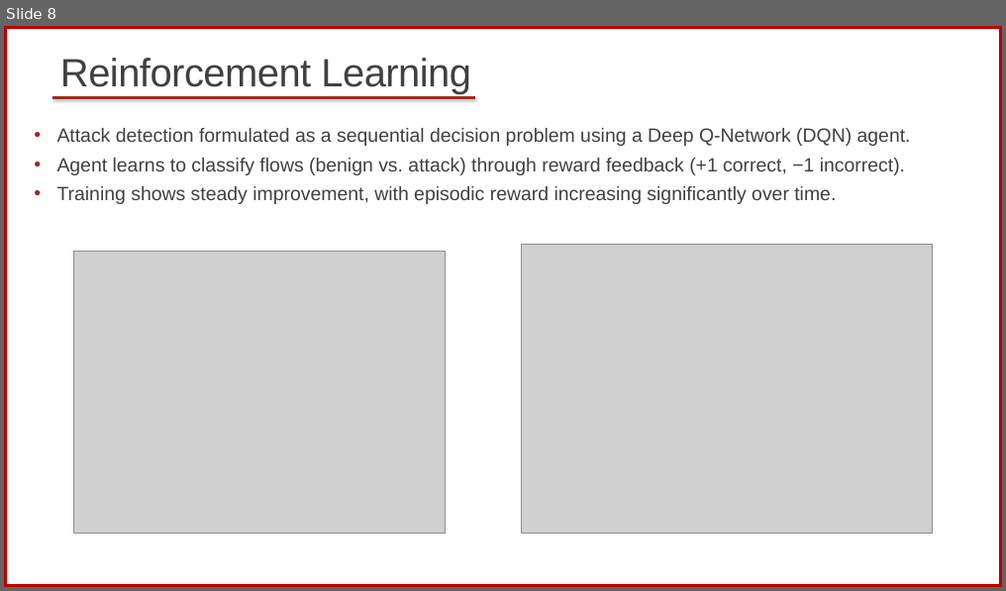
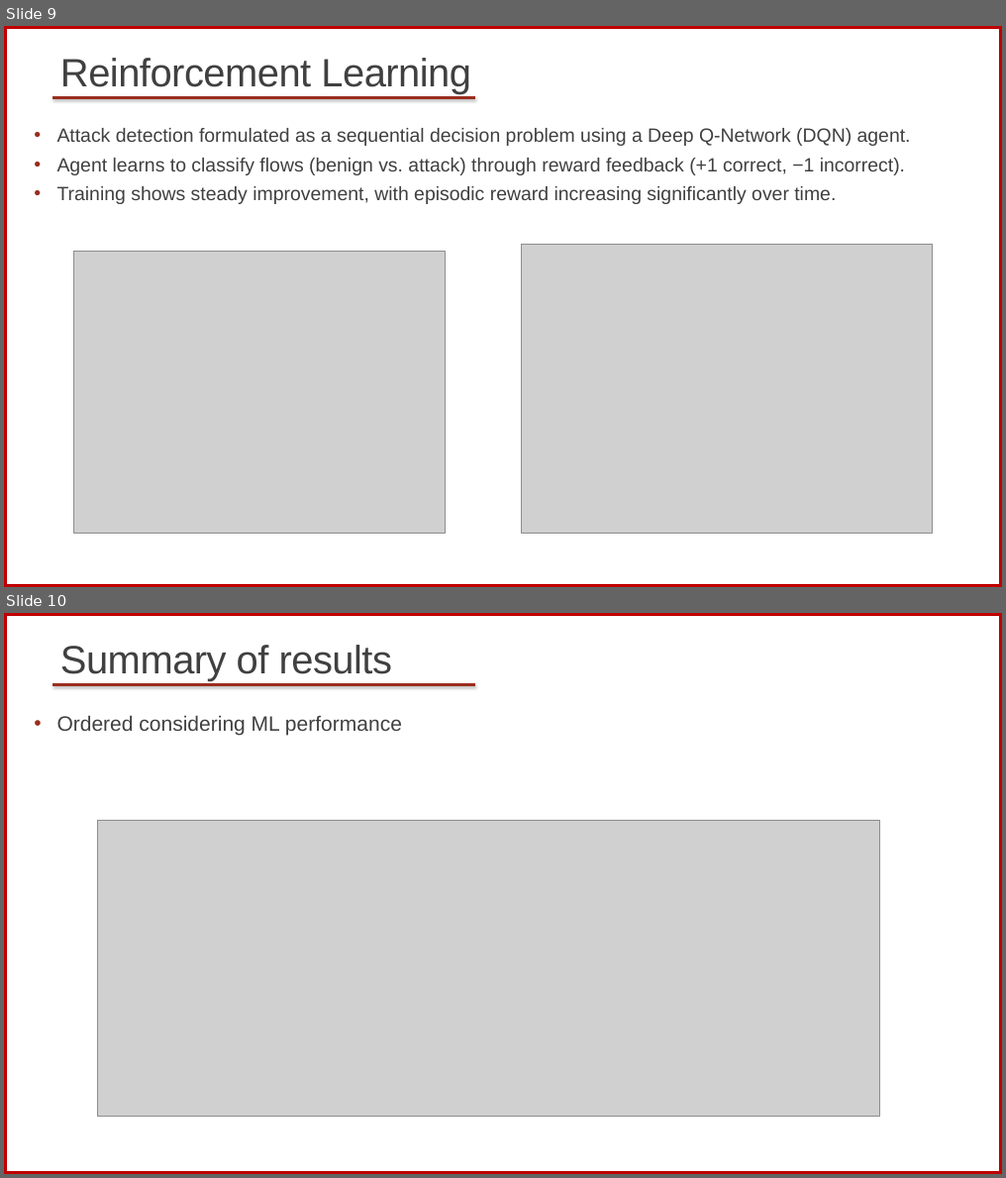
Before and after one commit to samiachoueiri/comparative_study_ML_ICS, a slide deck: final presentation.pptx. Shown one above the other, each under a label of ours: slide 8 before the commit, slides 9 and 10 after it. The pictures are 1006x591 and 1006x1178 pixels, drawn with LibreOffice and Linux fonts; fonts in the diff are those of the drawing; grey boxes stand for pictures. Boxes give left, top, right and bottom in pixels: in the first picture for what was removed or moved away, otherwise in the second. Text is boxed around its words. In the diff, an @@ line names an element or a change of style, - is before the commit and + after.

```diff
--- a/final presentation.pptx
+++ b/final presentation.pptx
@@ slide 10 added at (4, 613, 1002, 1174), background #FFFFFF; not listed: 1 template element that a slide beside it also shows @@
@@ title added at (60, 645, 392, 681), 38 pt, text #404040 @@
+Summary of results
@@ line added from (53, 685) to (475, 685), #9B2D1F 2 pt @@
@@ text added at (57, 715, 402, 735), 20 pt, text #404040 @@
+• Ordered considering ML performance
@@ picture added at (98, 820, 880, 1117) @@
@@ what was slide 8 is now slide 9 @@
```
Also in this commit, not shown: 3 slides changed, 1 other slide added.
